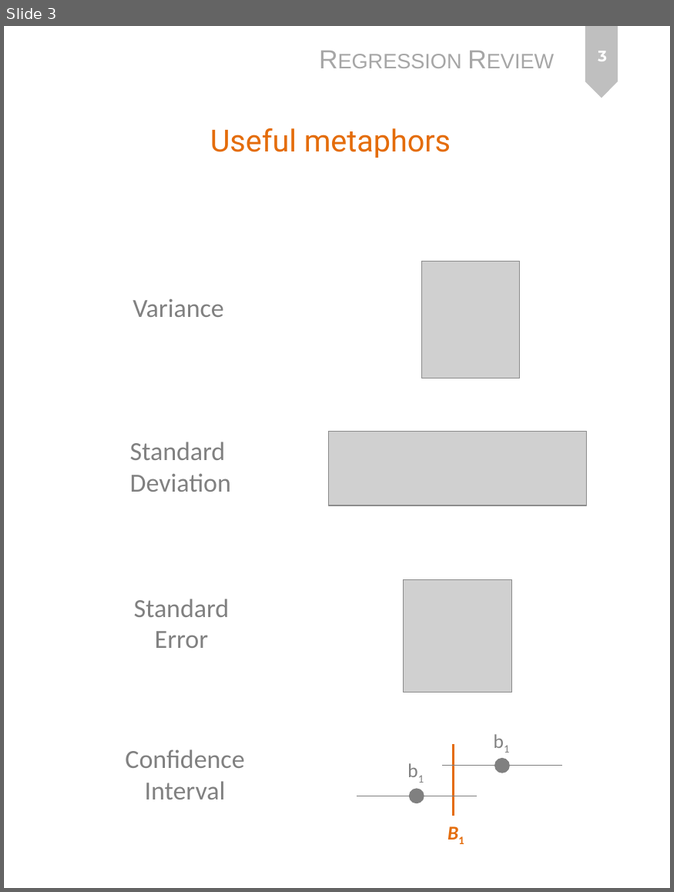
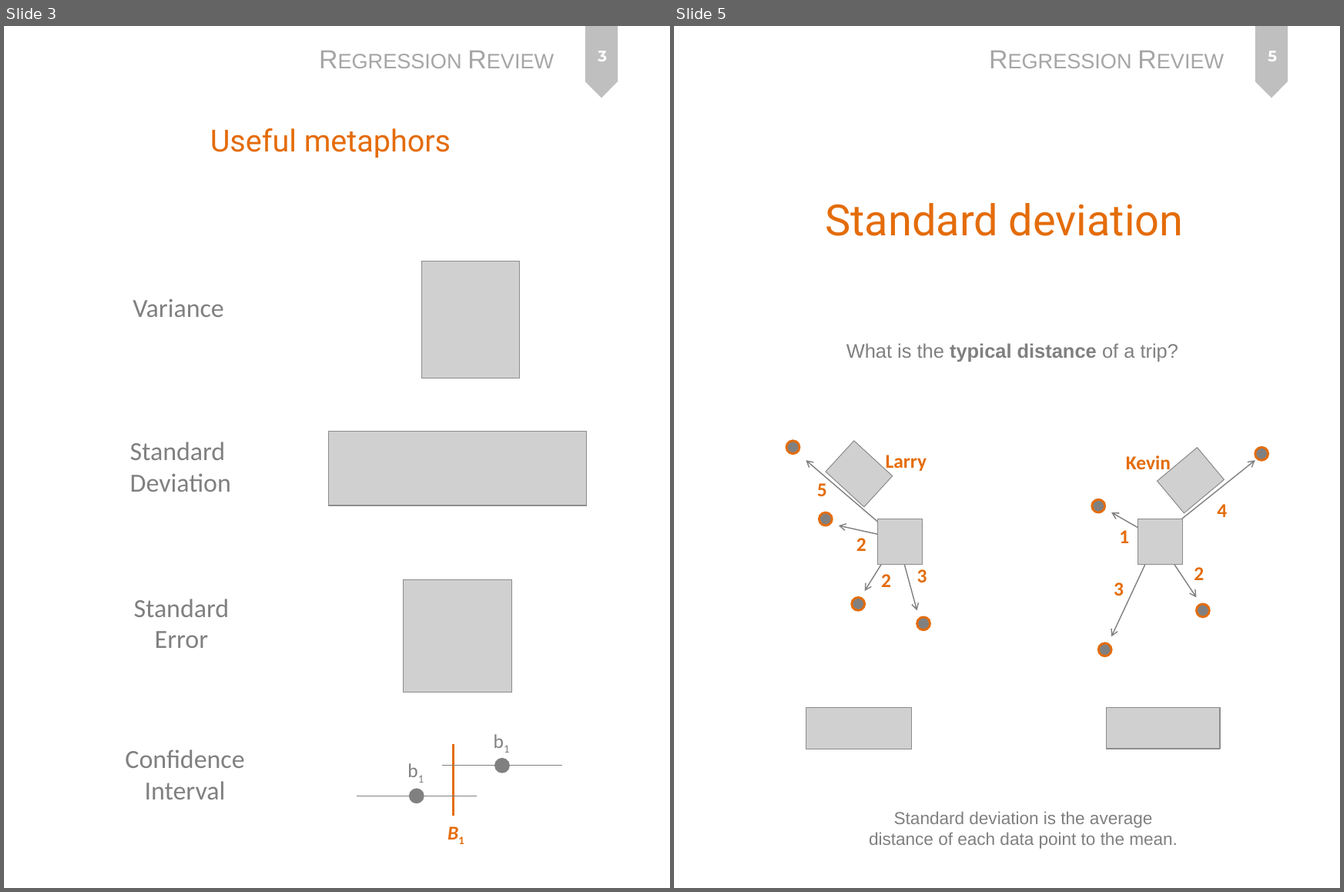
Before and after one commit to DS4PS/cpp-523-sum-2020, a slide deck: lectures/p-01-variance-covariance-slope.pptx. Shown side by side, each under a label of ours: slide 3 before the commit, slides 3 and 5 after it; the slides between them are not shown. The pictures are 674x892 and 1344x892 pixels, drawn with LibreOffice and Linux fonts; fonts in the diff are those of the drawing; grey boxes stand for pictures; background and template pictures are left out. Boxes give left, top, right and bottom in pixels: in the first picture for what was removed or moved away, otherwise in the second. Text is boxed around its words. In the diff, an @@ line names an element or a change of style, - is before the commit and + after.

```diff
--- a/lectures/p-01-variance-covariance-slope.pptx
+++ b/lectures/p-01-variance-covariance-slope.pptx
@@ slide 5 added at box(674, 26, 1340, 888), background #FFFFFF; not listed: 1 template element that a slide beside it also shows @@
@@ text added at box(981, 39, 1236, 78), 24 pt, text #A6A6A6, small capitals @@
+Regression Review
@@ page number added at box(1268, 51, 1277, 61), 14 pt, text #FFFFFF, bold @@
+5
@@ text added at box(825, 203, 1184, 236), 39.6 pt, text #E46C0A @@
+Standard deviation
@@ text added at box(846, 343, 1178, 362), 18 pt, text #808080 @@
+What is the typical distance of a trip?
@@ ellipse added at box(786, 440, 800, 454), fill #808080, outline #E46C0A 2 pt @@
@@ picture added at box(826, 441, 893, 507) @@
@@ arrow added from (897, 539) to (806, 460), #808080 1 pt @@
@@ text added at box(886, 455, 927, 473), 18 pt, text #E46C0A, bold @@
+Larry
@@ text added at box(817, 483, 827, 496), 18 pt, text #E46C0A, bold @@
+5
@@ ellipse added at box(819, 513, 833, 526), fill #808080, outline #E46C0A 2 pt @@
@@ arrow added from (897, 539) to (839, 525), #808080 1 pt @@
@@ picture added at box(878, 519, 923, 564) @@
@@ group added at box(1091, 447, 1268, 657): 5 texts, 4 arrows, 4 ellipses, 2 pictures @@
+Kevin
+4
+3
+2
+1
@@ text added at box(856, 538, 866, 551), 18 pt, text #E46C0A, bold @@
+2
@@ arrow added from (897, 539) to (864, 591), #808080 1 pt @@
@@ arrow added from (897, 539) to (917, 610), #808080 1 pt @@
@@ text added at box(881, 574, 891, 587), 18 pt, text #E46C0A, bold @@
+2
@@ text added at box(917, 570, 927, 583), 18 pt, text #E46C0A, bold @@
+3
@@ ellipse added at box(852, 597, 865, 610), fill #808080, outline #E46C0A 2 pt @@
@@ ellipse added at box(917, 617, 930, 630), fill #808080, outline #E46C0A 2 pt @@
@@ picture added at box(806, 707, 911, 749) @@
@@ picture added at box(1106, 707, 1219, 748) @@
@@ text added at box(869, 811, 1178, 849), 16 pt, text #808080 @@
+Standard deviation is the average distance of each data point to the mean.
```
Also in this commit, not shown: 1 slide changed, 1 other file.
